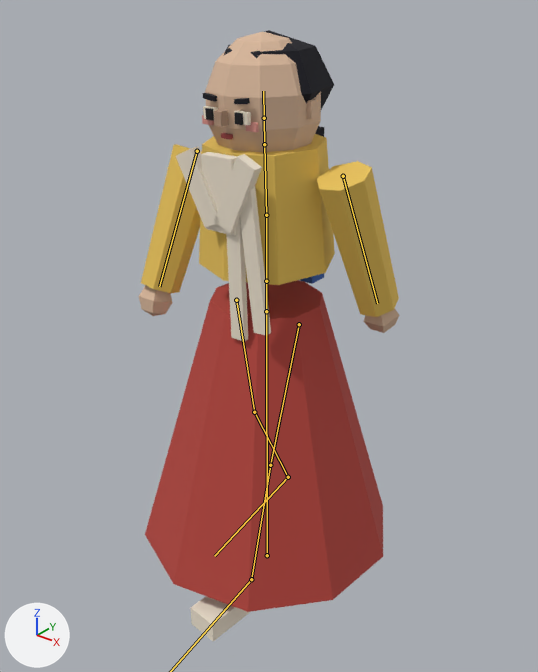
Renders of the glTF model assets3d/npcs/npc_N104b.glb from each side of a commit.
Both versions are drawn from a 50 mm lens placed at (0.904, -1.122, 1.307), pointed at (0.002, 0.005, 0.608). Arrows for +X, +Y and +Z are at lower left; the lights stay in place. The first picture is the older version. Both versions are drawn at frame 14 of the action 'Walk'; the numbers are the values there. The bones that change, and the others that lie on the model, are drawn over the model as lines.

Names of what the first picture shows: 'npc_N104b_part0', 'npc_N104b_part1', 'npc_N104b_part2', 'npc_N104b_part3', 'npc_N104b_part4', 'npc_N104b_part5', 'npc_N104b_part6', 'npc_N104b_part7', 'npc_N104b_part8', 'npc_N104b_part9'.
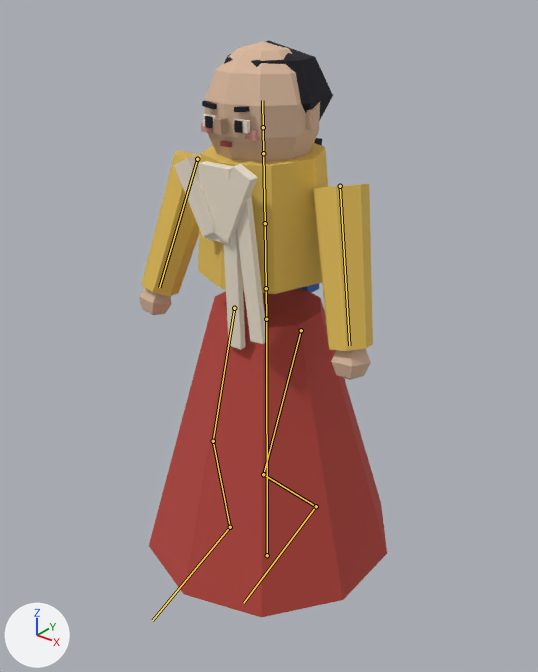
Where the change shows, as pixel boxes [x1, y1, x2, y2] in the pictures (538 x 672 px):
```json
{"object": "npc_N104b_part0", "change": "posed", "before": [145, 280, 383, 612], "after": [149, 288, 387, 617]}
{"object": "npc_N104b_part2", "change": "posed", "before": [141, 134, 399, 317], "after": [141, 143, 373, 351], "on screen": "10% narrower, 14% taller"}
{"object": "npc_N104b_part3", "change": "posed", "before": [139, 32, 399, 333], "after": [139, 41, 371, 380], "on screen": "11% narrower, 13% taller"}
{"object": "npc_N104b_part1", "change": "posed", "before": [176, 106, 271, 641], "after": [174, 114, 268, 350]}
{"object": "npc_N104b_part5", "change": "posed", "before": [203, 30, 334, 137], "after": [202, 41, 333, 146]}
{"object": "npc_N104b_part7", "change": "posed", "before": [214, 109, 229, 127], "after": [213, 117, 228, 134]}
{"object": "npc_N104b_part6", "change": "posed", "before": [202, 115, 259, 132], "after": [201, 123, 258, 140]}
{"object": "npc_N104b_part4", "change": "posed", "before": [205, 108, 243, 125], "after": [205, 116, 243, 133]}
{"object": "npc_N104b_part9", "change": "posed", "before": [300, 273, 324, 284], "after": [298, 283, 319, 293], "on screen": "mostly hidden"}
{"bone": "Hips", "before": "(266, 311) to (266, 281)", "after": "(266, 319) to (266, 288)"}
{"bone": "Chest", "before": "(266, 215) to (264, 144)", "after": "(265, 223) to (263, 153)"}
{"bone": "Head", "before": "(264, 118) to (263, 91)", "after": "(263, 127) to (262, 100)"}
{"bone": "UpperArm.L", "before": "(343, 176) to (377, 303)", "after": "(340, 186) to (349, 345)"}
{"bone": "UpperArm.R", "before": "(197, 151) to (159, 286)", "after": "(197, 159) to (159, 287)"}
{"bone": "UpperLeg.L", "before": "(299, 324) to (270, 465)", "after": "(301, 330) to (263, 474)"}
{"bone": "LowerLeg.L", "before": "(270, 465) to (251, 579)", "after": "(263, 474) to (316, 506)"}
{"bone": "UpperLeg.R", "before": "(236, 300) to (254, 412)", "after": "(234, 308) to (213, 441)"}
{"bone": "LowerLeg.R", "before": "(254, 412) to (288, 477)", "after": "(213, 441) to (230, 527)"}
{"bone": "Foot.R", "before": "(288, 477) to (214, 556)", "after": "(230, 527) to (152, 620)"}
```

Scene script edits in JSON lines:
```json
{"block": "bone_hips", "where": "bone_hips = bpy.data.objects['Armature'].pose.bones['Hips']  # child of 'Root'"}
{"op": "set", "path": "bone_hips.location", "old": "(0.0, 0.001, 0.0)", "new": "(0.0, -0.015, 0.0)"}
{"op": "set", "path": "bone_hips.rotation_quaternion", "old": "(0.999, 0.0, -0.043, 0.0)", "new": "(1.0, 0.007, -0.004, 0.0)", "note": "degrees (0, -5, 0) -> degrees (1, 0, 0)"}
{"block": "bone_chest", "where": "bone_chest = bpy.data.objects['Armature'].pose.bones['Chest']  # child of 'Spine'"}
{"op": "set", "path": "bone_chest.rotation_quaternion", "old": "(0.998, 0.017, 0.06, -0.001)", "new": "(1.0, 0.007, 0.004, 0.0)", "note": "degrees (2, 7, 0) -> degrees (1, 0, 0)"}
{"block": "bone_head", "where": "bone_head = bpy.data.objects['Armature'].pose.bones['Head']  # child of 'Neck'"}
{"op": "set", "path": "bone_head.rotation_quaternion", "old": "(1.0, 0.0, -0.026, 0.0)", "new": "(1.0, -0.017, -0.006, 0.0)", "note": "degrees (0, -3, 0) -> degrees (-2, -1, 0)"}
{"block": "bone_upperarm_l", "where": "bone_upperarm_l = bpy.data.objects['Armature'].pose.bones['UpperArm.L']  # child of 'Chest'"}
{"op": "set", "path": "bone_upperarm_l.rotation_quaternion", "old": "(0.988, 0.152, 0.018, 0.018)", "new": "(0.994, -0.086, -0.006, -0.063)", "note": "degrees (17, 2, 2) -> degrees (-10, -1, -7)"}
{"block": "bone_upperarm_r", "where": "bone_upperarm_r = bpy.data.objects['Armature'].pose.bones['UpperArm.R']  # child of 'Chest'"}
{"op": "set", "path": "bone_upperarm_r.rotation_quaternion", "old": "(-0.982, 0.184, -0.022, -0.022)", "new": "(-0.989, 0.132, -0.009, -0.068)", "note": "degrees (-21, 3, 2) -> degrees (-15, 2, 8)"}
{"block": "bone_upperleg_l", "where": "bone_upperleg_l = bpy.data.objects['Armature'].pose.bones['UpperLeg.L']  # child of 'Hips'"}
{"op": "set", "path": "bone_upperleg_l.rotation_quaternion", "old": "(0.991, -0.134, 0.0, 0.0)", "new": "(0.979, -0.205, 0.0, 0.0)", "note": "degrees (-15, 0, 0) -> degrees (-24, 0, 0)"}
{"block": "bone_lowerleg_l", "where": "bone_lowerleg_l = bpy.data.objects['Armature'].pose.bones['LowerLeg.L']  # child of 'UpperLeg.L'"}
{"op": "set", "path": "bone_lowerleg_l.rotation_quaternion", "old": "(1.0, 0.026, 0.0, 0.0)", "new": "(0.836, 0.549, 0.0, 0.0)", "note": "degrees (3, 0, 0) -> degrees (67, 0, 0)"}
{"block": "bone_foot_l", "where": "bone_foot_l = bpy.data.objects['Armature'].pose.bones['Foot.L']  # child of 'LowerLeg.L'"}
{"op": "set", "path": "bone_foot_l.rotation_quaternion", "old": "(0.994, 0.11, 0.0, 0.0)", "new": "(0.933, -0.36, 0.0, 0.0)", "note": "degrees (13, 0, 0) -> degrees (-42, 0, 0)"}
{"block": "bone_upperleg_r", "where": "bone_upperleg_r = bpy.data.objects['Armature'].pose.bones['UpperLeg.R']  # child of 'Hips'"}
{"op": "set", "path": "bone_upperleg_r.rotation_quaternion", "old": "(-0.996, -0.085, 0.0, 0.0)", "new": "(0.99, -0.14, 0.0, 0.0)", "note": "degrees (10, 0, 0) -> degrees (-16, 0, 0)"}
{"block": "bone_lowerleg_r", "where": "bone_lowerleg_r = bpy.data.objects['Armature'].pose.bones['LowerLeg.R']  # child of 'UpperLeg.R'"}
{"op": "set", "path": "bone_lowerleg_r.rotation_quaternion", "old": "(0.99, 0.139, 0.0, 0.0)", "new": "(0.976, 0.218, 0.0, 0.0)", "note": "degrees (16, 0, 0) -> degrees (25, 0, 0)"}
{"block": "bone_foot_r", "where": "bone_foot_r = bpy.data.objects['Armature'].pose.bones['Foot.R']  # child of 'LowerLeg.R'"}
{"op": "set", "path": "bone_foot_r.rotation_quaternion", "old": "(0.975, -0.223, 0.0, 0.0)", "new": "(0.996, -0.087, 0.0, 0.0)", "note": "degrees (-26, 0, 0) -> degrees (-10, 0, 0)"}
```
